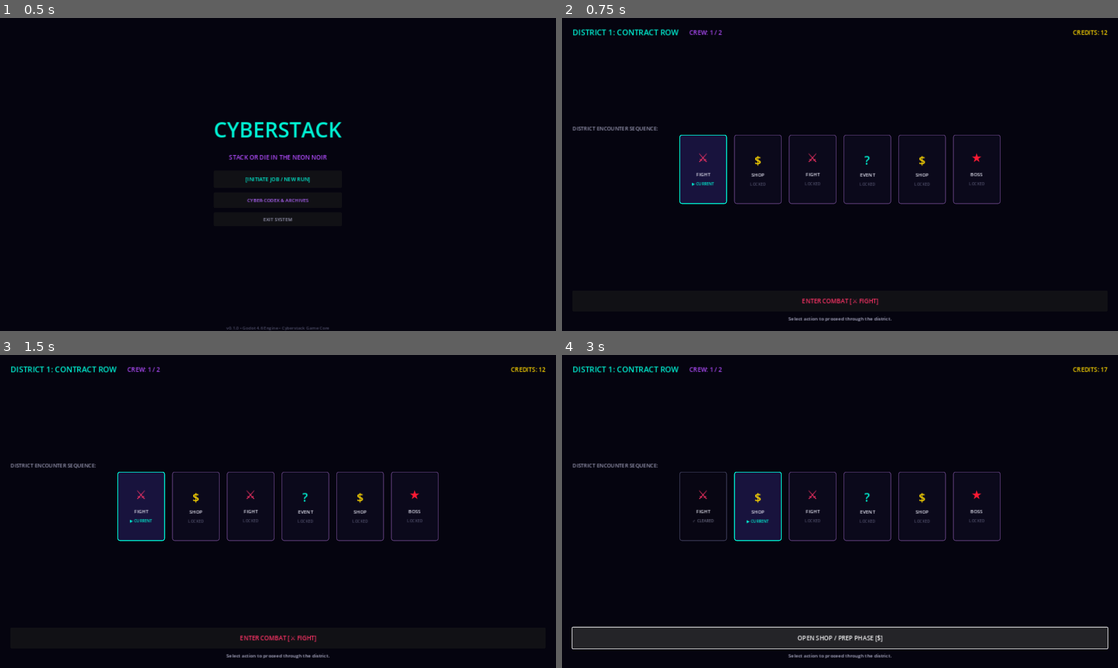
Above: before the commit, frames 1-4 (two rows, left to right).
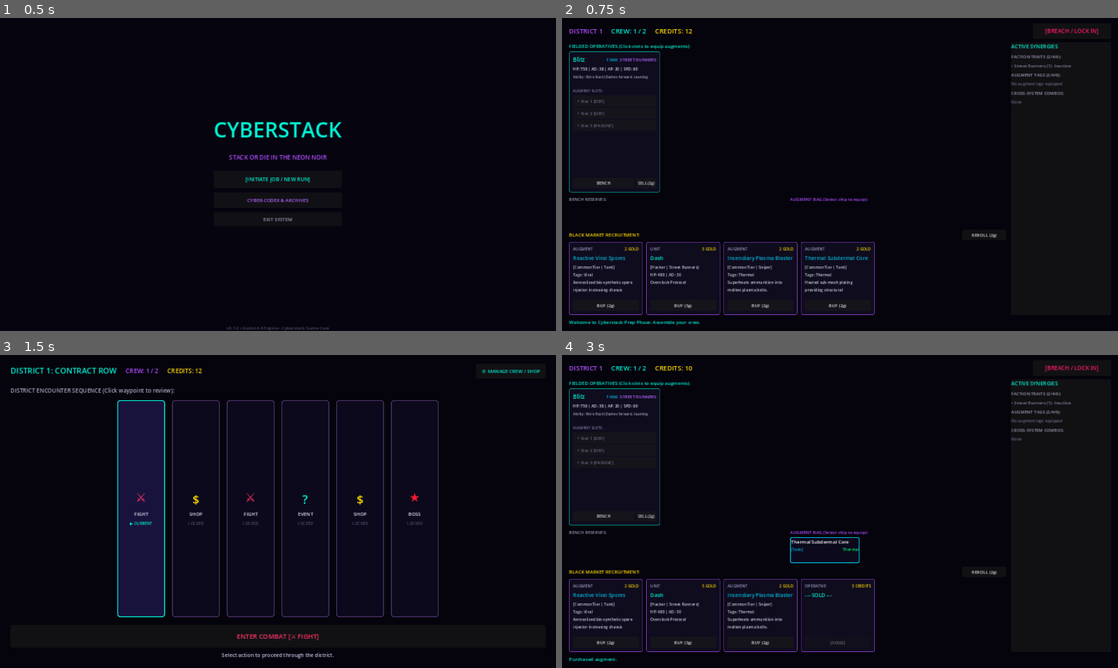
Above: after the commit, the same moments.

Repository: TheStickface/Cyberstack
Game: Godot game, scene res://src/ui/screens/Main.tscn
The game is run twice, just before and just after one commit, with the same random seed, the same clock (stepped at 60 frames per second) and the same inputs.
Inputs (mouse positions are in pixels of both pictures, inside the frame that each line leads up to):
- Up to frame 1 (0.5 s): no input
- Up to frame 2 (0.75 s): click "[INITIATE JOB / NEW RUN]" at 0.5 s
- Up to frame 3 (1.5 s): click (511, 367) at 1.25 s, where only the run after the commit has a clickable "[BREACH / LOCK IN]"
- Up to frame 4 (3 s): click (1073, 370) at 2 s, where only the run after the commit has a clickable "⚙ MANAGE CREW / SHOP"; click (840, 636) at 2.75 s, where only the run before the commit has a clickable "ENTER COMBAT [⚔ FIGHT]"

Frame 1 is identical in both runs. In frame 2, 8.2% of the frame differs, in the area x 1-99%, y 3-98%; in frame 3, 7.6%; in frame 4, 10%.

Commit message:
fix(gameplay): seamlessly wire start new run to initial Prep/Shop phase, connect District Map combat & shop routing

Diff:
--- a/src/core/GameManager.gd
+++ b/src/core/GameManager.gd
@@ -31,8 +31,9 @@
 func start_new_game(starter_unit_id: String = "runner_blitz", repo_instance: Object = null) -> void:
 	active_run_manager = RunManager.new(repo_instance)
 	active_run_manager.start_new_run(starter_unit_id)
+	active_run_manager.shop_mgr.generate_shop_offerings(1, active_run_manager._repo)
 	SaveManager.save_active_run(active_run_manager)
-	change_state(GameState.MAP)
+	change_state(GameState.PREP)
 
 func resume_active_run(repo_instance: Object = null) -> bool:
 	if not SaveManager.has_active_run():
--- a/src/ui/screens/DistrictMapScreen.gd
+++ b/src/ui/screens/DistrictMapScreen.gd
@@ -9,20 +9,24 @@
 var repo: Object = null
 var run_mgr: RunManager = null
 
-@onready var district_title: Label = $VBox/TopBar/DistrictTitle
-@onready var crew_count_label: Label = $VBox/TopBar/CrewCountLabel
-@onready var gold_label: Label = $VBox/TopBar/GoldLabel
-@onready var nodes_container: HBoxContainer = $VBox/CenterArea/MapScroll/NodesContainer
-@onready var action_btn: Button = $VBox/BottomBar/ActionBtn
-@onready var status_label: Label = $VBox/BottomBar/StatusLabel
+@onready var district_title: Label = $Margin/VBox/TopBar/DistrictTitle
+@onready var crew_count_label: Label = $Margin/VBox/TopBar/CrewCountLabel
+@onready var gold_label: Label = $Margin/VBox/TopBar/GoldLabel
+@onready var nodes_container: HBoxContainer = $Margin/VBox/CenterArea/MapScroll/NodesContainer
+@onready var action_btn: Button = $Margin/VBox/BottomBar/ActionBtn
+@onready var status_label: Label = $Margin/VBox/BottomBar/StatusLabel
 @onready var event_modal: EventModal = $EventModal
 
 func _ready() -> void:
-	repo = DataRepoScript.new()
-	repo.load_all_data("res://data")
-
-	run_mgr = RunManager.new(repo)
-	run_mgr.start_new_run()
+	if get_node_or_null("/root/GameManager") and get_node("/root/GameManager").active_run_manager:
+		var gm = get_node("/root/GameManager")
+		run_mgr = gm.active_run_manager
+		repo = run_mgr._repo if run_mgr._repo else DataRepoScript.new()
+	else:
+		repo = DataRepoScript.new()
+		repo.load_all_data("res://data")
+		run_mgr = RunManager.new(repo)
+		run_mgr.start_new_run()
 
 	if event_modal:
 		event_modal.visible = false
@@ -80,29 +84,43 @@
 			action_btn.text = "ENGAGE DISTRICT BOSS [★ BOSS]"
 			action_btn.add_theme_color_override("font_color", Color(1, 0.1, 0.2))
 
+func _on_manage_crew_btn_pressed() -> void:
+	if get_node_or_null("/root/GameManager"):
+		get_node("/root/GameManager").open_prep_phase()
+
 func _on_action_btn_pressed() -> void:
 	var enc_type = run_mgr.get_current_encounter_type()
 	match enc_type:
+		Enums.EncounterType.FIGHT:
+			if get_node_or_null("/root/GameManager"):
+				get_node("/root/GameManager").start_combat_encounter(false, repo)
+			else:
+				_complete_current_encounter(true)
+		Enums.EncounterType.BOSS:
+			if get_node_or_null("/root/GameManager"):
+				get_node("/root/GameManager").start_combat_encounter(true, repo)
+			else:
+				_complete_current_encounter(true)
+		Enums.EncounterType.SHOP:
+			if get_node_or_null("/root/GameManager"):
+				get_node("/root/GameManager").open_prep_phase()
+			else:
+				_complete_current_encounter(true)
 		Enums.EncounterType.EVENT:
 			var random_ev = repo.get_random_event()
 			if random_ev and event_modal:
 				event_modal.setup(random_ev, run_mgr.shop_mgr, run_mgr.crew_mgr)
 			else:
-				# Fallback complete
-				_complete_current_encounter()
-		Enums.EncounterType.FIGHT, Enums.EncounterType.BOSS:
-			# Mock / trigger encounter completion
-			_complete_current_encounter(true)
-		Enums.EncounterType.SHOP:
-			# Advance shop encounter
-			_complete_current_encounter(true)
+				_complete_current_encounter(true)
 
 func _on_event_resolved(outcome: Dictionary) -> void:
-	if outcome.get("combat_triggered", false):
+	if outcome.get("triggers_combat", false):
 		status_label.text = "Event triggered combat encounter!"
+		if get_node_or_null("/root/GameManager"):
+			get_node("/root/GameManager").start_combat_encounter(false, repo)
 	else:
 		status_label.text = "Event concluded. Moving forward."
-	_complete_current_encounter(true)
+		_complete_current_encounter(true)
 
 func _complete_current_encounter(victory: bool = true) -> void:
 	var result = run_mgr.complete_encounter(victory)
@@ -118,6 +136,9 @@
 	elif status == "game_over":
 		status_label.text = "MISSION FAILED. Run terminated."
 
+	if get_node_or_null("/root/SaveManager") and run_mgr:
+		SaveManager.save_active_run(run_mgr)
+
 	_refresh_map()
 
 func _on_node_clicked(node_idx: int) -> void:
--- a/src/ui/screens/DistrictMapScreen.tscn
+++ b/src/ui/screens/DistrictMapScreen.tscn
@@ -19,82 +19,93 @@
 anchor_bottom = 1.0
 grow_horizontal = 2
 grow_vertical = 2
-color = Color(0.02, 0.015, 0.06, 1)
+color = Color(0.02, 0.015, 0.05, 1)
 
-[node name="VBox" type="VBoxContainer" parent="."]
+[node name="Margin" type="MarginContainer" parent="."]
 layout_mode = 1
 anchors_preset = 15
 anchor_right = 1.0
 anchor_bottom = 1.0
-offset_left = 24.0
-offset_top = 20.0
-offset_right = -24.0
-offset_bottom = -20.0
 grow_horizontal = 2
 grow_vertical = 2
+theme_override_constants/margin_left = 24
+theme_override_constants/margin_top = 20
+theme_override_constants/margin_right = 24
+theme_override_constants/margin_bottom = 20
+
+[node name="VBox" type="VBoxContainer" parent="Margin"]
+layout_mode = 2
+theme_override_constants/separation = 18
+
+[node name="TopBar" type="HBoxContainer" parent="Margin/VBox"]
+layout_mode = 2
 theme_override_constants/separation = 20
 
-[node name="TopBar" type="HBoxContainer" parent="VBox"]
-layout_mode = 2
-theme_override_constants/separation = 24
-
-[node name="DistrictTitle" type="Label" parent="VBox/TopBar"]
+[node name="DistrictTitle" type="Label" parent="Margin/VBox/TopBar"]
 layout_mode = 2
 theme_override_colors/font_color = Color(0, 0.95, 0.83, 1)
 theme_override_font_sizes/font_size = 18
 text = "DISTRICT 1: SLUM MARKET"
 
-[node name="CrewCountLabel" type="Label" parent="VBox/TopBar"]
+[node name="CrewCountLabel" type="Label" parent="Margin/VBox/TopBar"]
 layout_mode = 2
 theme_override_colors/font_color = Color(0.7, 0.3, 1, 1)
 theme_override_font_sizes/font_size = 14
 text = "CREW: 1 / 2"
 
-[node name="GoldLabel" type="Label" parent="VBox/TopBar"]
+[node name="GoldLabel" type="Label" parent="Margin/VBox/TopBar"]
 layout_mode = 2
 size_flags_horizontal = 3
 theme_override_colors/font_color = Color(1, 0.85, 0, 1)
 theme_override_font_sizes/font_size = 14
-text = "CREDITS: 10"
-horizontal_alignment = 2
+text = "CREDITS: 12"
 
-[node name="CenterArea" type="VBoxContainer" parent="VBox"]
+[node name="ManageCrewBtn" type="Button" parent="Margin/VBox/TopBar"]
+custom_minimum_size = Vector2(160, 34)
+layout_mode = 2
+theme_override_colors/font_color = Color(0, 0.95, 0.83, 1)
+theme_override_font_sizes/font_size = 11
+text = "⚙ MANAGE CREW / SHOP"
+
+[node name="CenterArea" type="VBoxContainer" parent="Margin/VBox"]
 layout_mode = 2
 size_flags_vertical = 3
+theme_override_constants/separation = 12
 alignment = 1
 
-[node name="MapLabel" type="Label" parent="VBox/CenterArea"]
+[node name="MapLabel" type="Label" parent="Margin/VBox/CenterArea"]
 layout_mode = 2
-theme_override_colors/font_color = Color(0.6, 0.6, 0.7, 1)
-theme_override_font_sizes/font_size = 12
-text = "DISTRICT ENCOUNTER SEQUENCE:"
+theme_override_colors/font_color = Color(0.65, 0.65, 0.75, 1)
+theme_override_font_sizes/font_size = 13
+text = "DISTRICT ENCOUNTER SEQUENCE (Click waypoint to review):"
 
-[node name="MapScroll" type="ScrollContainer" parent="VBox/CenterArea"]
+[node name="MapScroll" type="ScrollContainer" parent="Margin/VBox/CenterArea"]
 custom_minimum_size = Vector2(0, 160)
 layout_mode = 2
+size_flags_vertical = 3
 vertical_scroll_mode = 0
 
-[node name="NodesContainer" type="HBoxContainer" parent="VBox/CenterArea/MapScroll"]
+[node name="NodesContainer" type="HBoxContainer" parent="Margin/VBox/CenterArea/MapScroll"]
 layout_mode = 2
 size_flags_horizontal = 3
 size_flags_vertical = 3
 theme_override_constants/separation = 16
 alignment = 1
 
-[node name="BottomBar" type="VBoxContainer" parent="VBox"]
+[node name="BottomBar" type="VBoxContainer" parent="Margin/VBox"]
 layout_mode = 2
 theme_override_constants/separation = 8
 
-[node name="ActionBtn" type="Button" parent="VBox/BottomBar"]
-custom_minimum_size = Vector2(0, 48)
+[node name="ActionBtn" type="Button" parent="Margin/VBox/BottomBar"]
+custom_minimum_size = Vector2(0, 52)
 layout_mode = 2
-theme_override_font_sizes/font_size = 14
+theme_override_font_sizes/font_size = 15
 text = "ENTER COMBAT [⚔ FIGHT]"
 
-[node name="StatusLabel" type="Label" parent="VBox/BottomBar"]
+[node name="StatusLabel" type="Label" parent="Margin/VBox/BottomBar"]
 layout_mode = 2
-theme_override_colors/font_color = Color(0.7, 0.7, 0.8, 1)
-theme_override_font_sizes/font_size = 11
+theme_override_colors/font_color = Color(0.75, 0.75, 0.85, 1)
+theme_override_font_sizes/font_size = 12
 text = "Select action to proceed through the district."
 horizontal_alignment = 1
 
@@ -102,4 +113,5 @@
 visible = false
 layout_mode = 1
 
-[connection signal="pressed" from="VBox/BottomBar/ActionBtn" to="." method="_on_action_btn_pressed"]
+[connection signal="pressed" from="Margin/VBox/TopBar/ManageCrewBtn" to="." method="_on_manage_crew_btn_pressed"]
+[connection signal="pressed" from="Margin/VBox/BottomBar/ActionBtn" to="." method="_on_action_btn_pressed"]
--- a/src/ui/screens/PrepScreen.gd
+++ b/src/ui/screens/PrepScreen.gd
@@ -31,22 +31,23 @@
 @onready var status_label: Label = $Margin/VBox/StatusLabel
 
 func _ready() -> void:
-	repo = DataRepoScript.new()
-	repo.load_all_data("res://data")
-
-	shop_mgr = ShopManager.new(10)
-	crew_mgr = CrewManager.new(1, repo)
-
-	# Give starter unit for District 1
-	var starter_unit = repo.get_unit("runner_blitz")
-	if starter_unit:
-		var instance = UnitInstance.new(starter_unit)
-		crew_mgr.fielded_units.append(instance)
-
-	# Initial roll
-	shop_mgr.generate_shop_offerings(1, repo)
+	if get_node_or_null("/root/GameManager") and get_node("/root/GameManager").active_run_manager:
+		var gm = get_node("/root/GameManager")
+		var rm = gm.active_run_manager
+		repo = rm._repo if rm._repo else DataRepoScript.new()
+		shop_mgr = rm.shop_mgr
+		crew_mgr = rm.crew_mgr
+	else:
+		repo = DataRepoScript.new()
+		repo.load_all_data("res://data")
+		shop_mgr = ShopManager.new(12)
+		crew_mgr = CrewManager.new(1, repo)
+		var starter_unit = repo.get_unit("runner_blitz")
+		if starter_unit:
+			crew_mgr.fielded_units.append(UnitInstance.new(starter_unit))
+		shop_mgr.generate_shop_offerings(1, repo)
+
 	crew_mgr.recalculate_synergies()
-
 	_refresh_all()
 
 func _refresh_all() -> void:
@@ -196,7 +197,12 @@
 func _on_lock_in_pressed() -> void:
 	var result = crew_mgr.lock_in_crew()
 	if result.valid:
-		_set_status("CREW LOCKED! Handing off payload to Combat...", false)
+		_set_status("CREW LOCKED! Deploying to District Map...", false)
+		if get_node_or_null("/root/GameManager"):
+			var gm = get_node("/root/GameManager")
+			if gm.active_run_manager:
+				SaveManager.save_active_run(gm.active_run_manager)
+			gm.open_map()
 	else:
 		var err_msg = ", ".join(result.errors)
 		_set_status("Lock-in failed: %s" % err_msg, true)
--- a/tests/test_game_manager.gd
+++ b/tests/test_game_manager.gd
@@ -16,17 +16,17 @@
 	if gm.current_state != 0: # GameState.TITLE
 		return {"passed": false, "message": "Initial state should be TITLE (0), got %d" % gm.current_state, "assertions": 1}
 
-	# Start Game
+	# Start Game -> Routes to PREP for initial crew drafting & shop
 	gm.start_new_game("runner_blitz", repo)
-	if gm.current_state != 1: # GameState.MAP
-		return {"passed": false, "message": "State after start_new_game should be MAP (1), got %d" % gm.current_state, "assertions": 2}
+	if gm.current_state != 2: # GameState.PREP
+		return {"passed": false, "message": "State after start_new_game should be PREP (2), got %d" % gm.current_state, "assertions": 2}
 	if gm.active_run_manager == null:
 		return {"passed": false, "message": "active_run_manager should be initialized", "assertions": 3}
 
-	# Open Prep
-	gm.open_prep_phase()
-	if gm.current_state != 2: # GameState.PREP
-		return {"passed": false, "message": "State should be PREP (2), got %d" % gm.current_state, "assertions": 4}
+	# Open Map after Prep
+	gm.open_map()
+	if gm.current_state != 1: # GameState.MAP
+		return {"passed": false, "message": "State should be MAP (1), got %d" % gm.current_state, "assertions": 4}
 
 	# Start Combat
 	gm.start_combat_encounter(false, repo)
